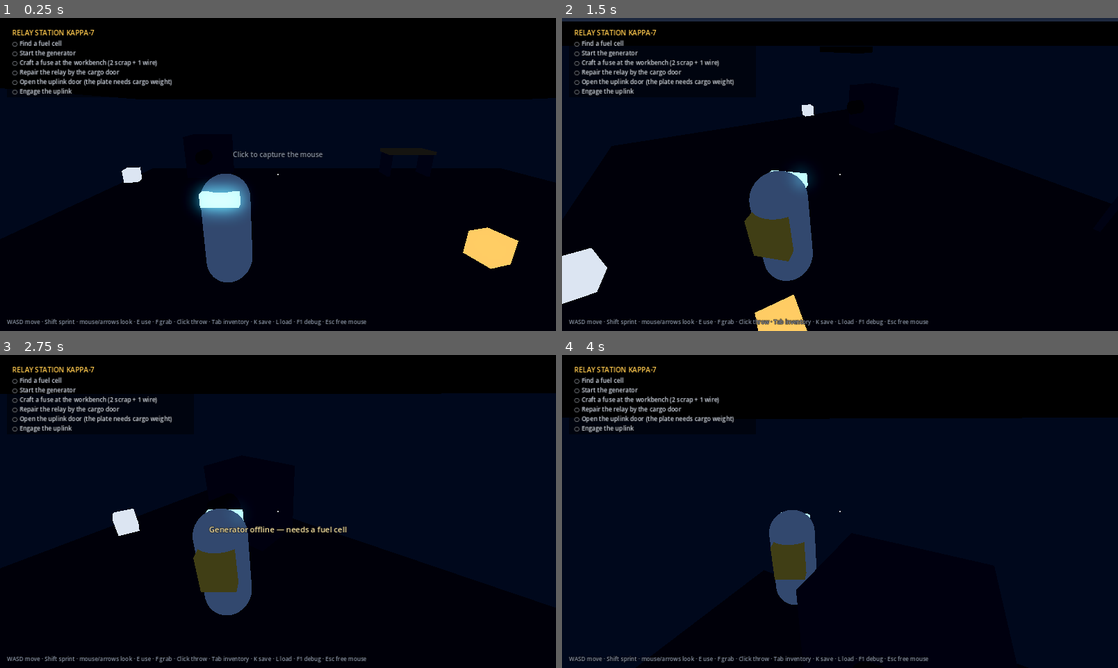
Above: before the commit, frames 1-4 (two rows, left to right).
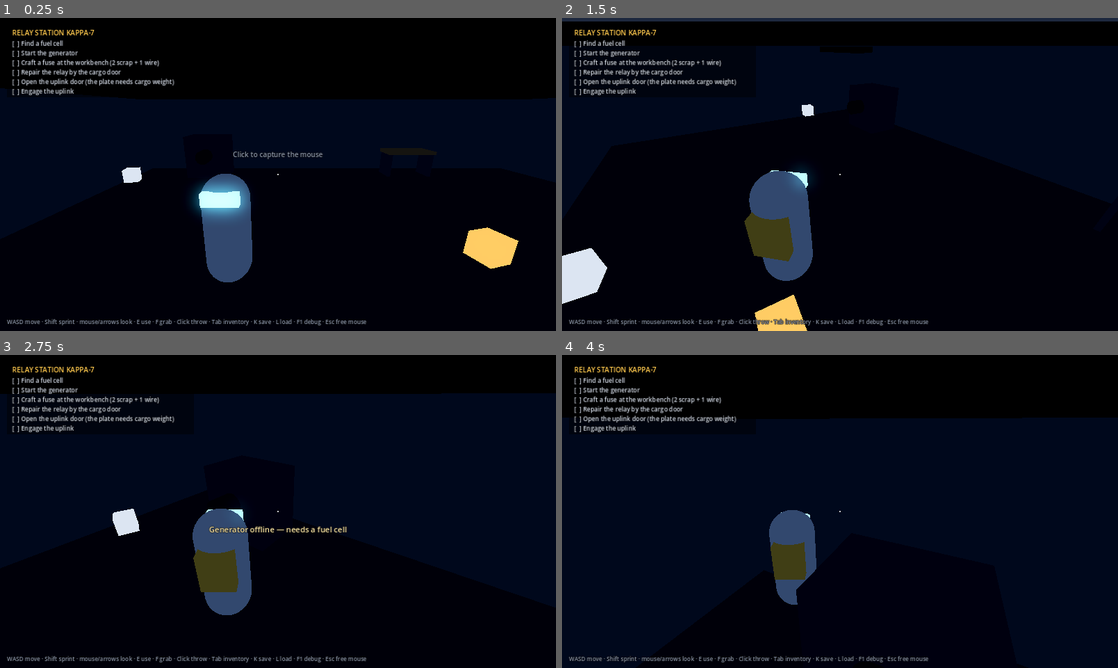
Above: after the commit, the same moments.

Repository: jsortizq/relay-station
Game: Godot game, scene res://scenes/main.tscn
Two runs of this game, one before a commit and one after it. Both use one fixed random seed, a clock stepped at 60 frames per second and the inputs below.
Inputs (mouse positions are in pixels of both pictures, inside the frame that each line leads up to):
- Up to frame 1 (0.25 s): no input
- Up to frame 2 (1.5 s): tap Enter at 0.5 s; move the mouse to (962, 158) at 0.52 s; hold D (move_right) 0.53-1.28 s; tap Down (cam_down) at 0.6 s; click (962, 158) at 0.67 s; move the mouse to (812, 174) at 1.27 s; hold W (move_forward) from 1.28 s (still down); tap Left (cam_left) at 1.35 s
- Up to frame 3 (2.75 s): keep holding W (move_forward); move the mouse to (289, 505) at 2.02 s; tap Right (cam_right) at 2.1 s
- Up to frame 4 (4 s): keep holding W (move_forward); move the mouse to (834, 517) at 2.77 s; tap Up (cam_up) at 2.85 s; move the mouse to (878, 514) at 3.52 s; tap F (grab) at 3.6 s

The runs differ from the first frame. In frame 1, 1.3% of the frame differs, in the area x 2-32%, y 7-25%; in frame 2, 1.3%; in frame 3, 1.3%; in frame 4, 1.3%.

Commit message:
hud: ASCII objective markers (web font has no check-mark glyphs)
Co-Authored-By: Claude Opus 5.5 <noreply@anthropic.com>
Claude-Session: https://claude.ai/code/session_01VRb5FLokkRhootgrBXuDFa

Diff:
--- a/scripts/ui/hud.gd
+++ b/scripts/ui/hud.gd
@@ -41,7 +41,8 @@
 	var y := 64.0
 	for o in game.objectives():
 		var done: bool = o[1]
-		_text(Vector2(28, y), ("✔ " if done else "○ ") + o[0], 14, Color("4dff7a") if done else Color("d7deea"))
+		# ASCII markers: the default font used in web builds has no ✔ / ○ glyphs.
+		_text(Vector2(28, y), ("[x] " if done else "[  ] ") + o[0], 14, Color("4dff7a") if done else Color("d7deea"))
 		y += 22
 	# toasts
 	var ty := vs.y - 120.0
